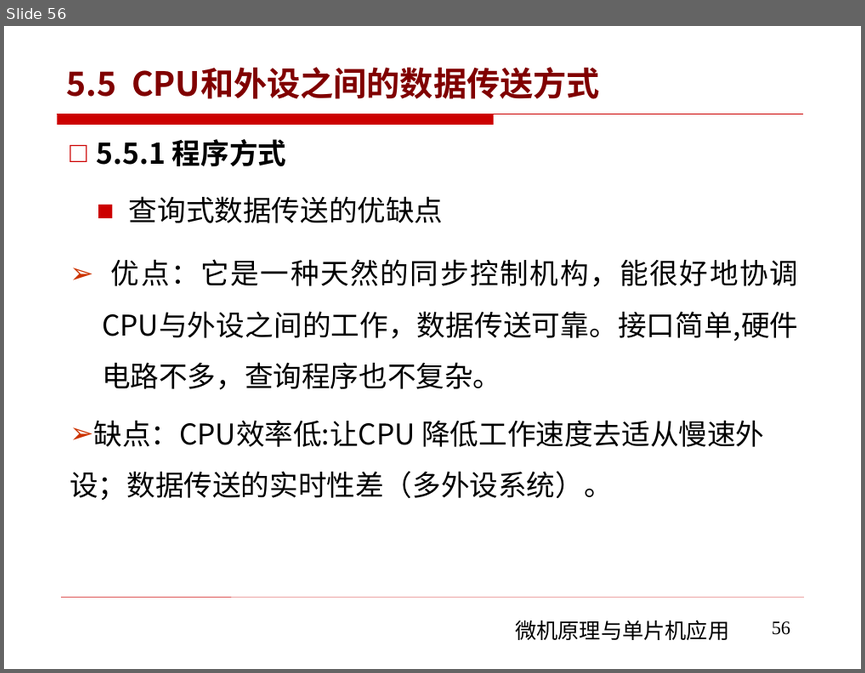
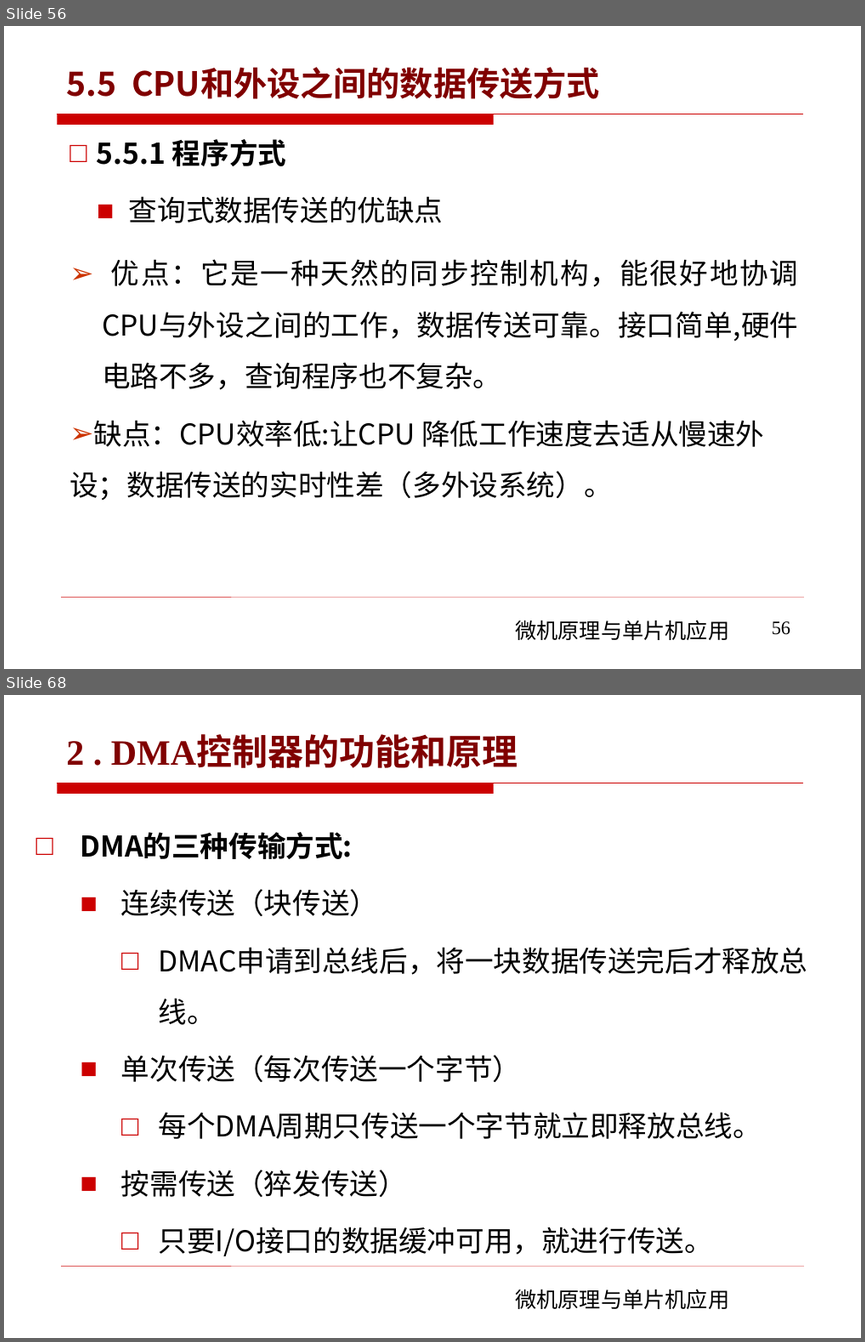
Before and after one commit to rshouc/Microcomputer, a slide deck: PPT/The Principle of Microcomputer/第五章 微机原理（微机和外设的数据传输) .pptx. Shown one above the other, each under a label of ours: slide 56 before the commit, slides 56 and 68 after it; the slides between them are not shown. The pictures are 865x673 and 865x1342 pixels, drawn with LibreOffice and Linux fonts; fonts in the diff are those of the drawing; background and template pictures are left out. Boxes give left, top, right and bottom in pixels: in the first picture for what was removed or moved away, otherwise in the second. Text is boxed around its words. In the diff, an @@ line names an element or a change of style, - is before the commit and + after.

```diff
--- a/PPT/The Principle of Microcomputer/第五章 微机原理（微机和外设的数据传输) .pptx
+++ b/PPT/The Principle of Microcomputer/第五章 微机原理（微机和外设的数据传输) .pptx
@@ slide 68 added at (4, 695, 861, 1338), background #FFFFFF; not listed: 3 template elements that a slide beside it also shows @@
@@ title added at (66, 737, 517, 768), 30 pt, text #800000, bold @@
+2 . DMA控制器的功能和原理
@@ text added at (80, 832, 808, 1256), 24 pt, text #000000 @@
+□ DMA的三种传输方式:
+  ■ 连续传送（块传送）
+    □ DMAC申请到总线后，将一块数据传送完后才释放总线。
+  ■ 单次传送（每次传送一个字节）
+    □ 每个DMA周期只传送一个字节就立即释放总线。
+  ■ 按需传送（猝发传送）
+    □ 只要I/O接口的数据缓冲可用，就进行传送。
```
Also in this commit, not shown: 25 other slides added.
